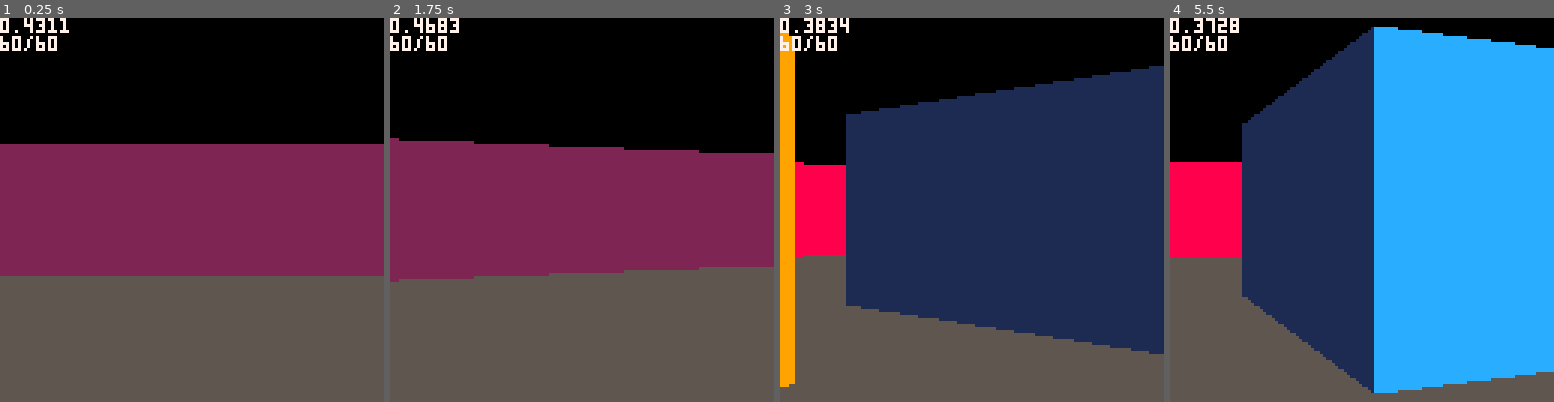
Above: before the commit, frames 1-4 (left to right).
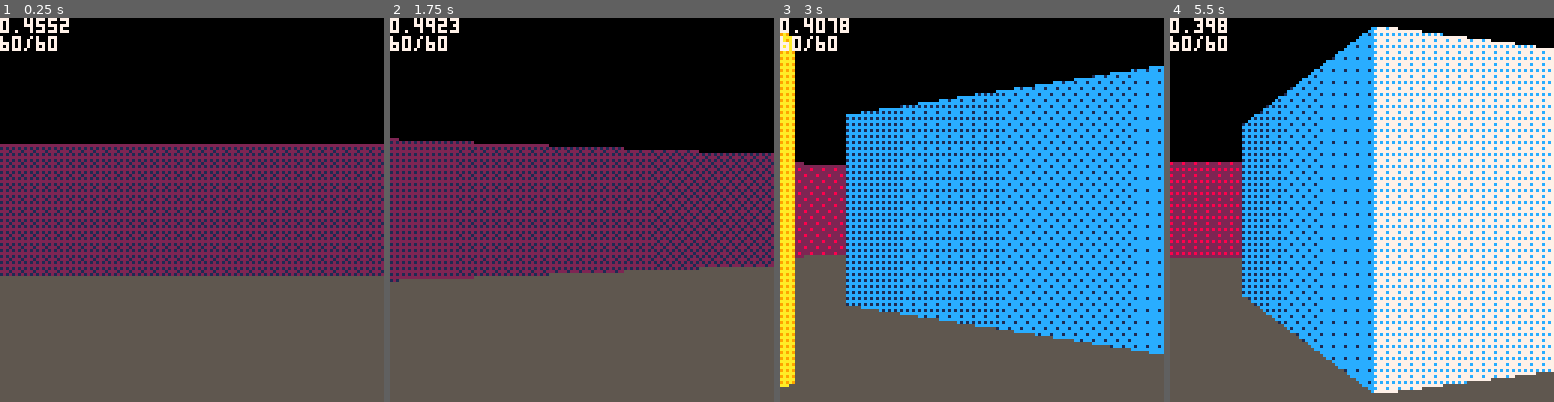
Above: after the commit, the same moments.

Repository: Schnobb/pico8-stuff
Game: PICO-8 cartridge raycast.p8
Same seed, same stepped clock (60 frames per second), same inputs: the game is played once before the commit and once after it.
Inputs:
- Up to frame 1 (0.25 s): no input
- Up to frame 2 (1.75 s): tap X (X key) at 0.33, 1.07 s; tap O (Z key) at 0.7, 1.7 s; hold Right from 1.6 s (still down)
- Up to frame 3 (3 s): tap X (X key) at 1.85, 2.97 s; release Right at 2.1 s; tap O (Z key) at 2.1, 2.5, 2.9 s; hold Up 2.15-2.42 s; hold Right from 2.47 s (still down)
- Up to frame 4 (5.5 s): release Right at 3.03 s; hold Left 3.08-3.58 s; tap O (Z key) every 0.4 s from 3.3 to 5.3 s; hold Down 3.63-3.97 s; hold Right 4.02-4.68 s; tap X (X key) at 4.08, 5.2 s; hold Up 4.73-5.03 s; hold Left from 5.08 s (still down)

The runs differ from the first frame. In frame 1, 11% of the frame differs, in the area x 0-100%, y 0-68%; in frame 2, 11%; in frame 3, 49%; in frame 4, 59%, in the area x 0-100%, y 0-98%.

Commit message:
added dithering to raycast

Diff:
--- a/dither.p8
+++ b/dither.p8
@@ -2,11 +2,42 @@
 version 29
 __lua__
 function _init()
- init_colors()
-end
-
-function _update60()
-
+ interp_list={
+  {f=lerp,name="lerp"},
+  {f=smoothstep,name="smoothstep"},
+  {f=smootherstep,name="smootherstep"}
+ }
+ interp_idx=0
+ interp=interp_list[interp_idx+1].f
+
+ color_res=32
+ init_colors(color_res)
+end
+
+function _update()
+ local regen=false
+	if btnp(⬅️) then
+	 interp_idx=(interp_idx-1)%#interp_list
+	 regen=true
+	elseif btnp(➡️) then
+	 interp_idx=(interp_idx+1)%#interp_list
+	 regen=true
+	end
+
+	if btn(⬆️) then
+	 color_res=mid(8,color_res+1,256)
+	 regen=true
+	elseif btn(⬇️) then
+	 color_res=mid(8,color_res-1,256)
+	 regen=true
+	end
+
+	interp=interp_list[interp_idx+1].f
+	interp(0,1,0.5)
+
+	if regen then
+	 init_colors(color_res)
+	end
 end
 
 function _draw()
@@ -19,6 +50,11 @@
 	  rectfill(x,y*h,x+1,y*h+h,hcolor(y,x/128))
 	 end
 	end
+
+	color(7)
+	local msg=interp_list[interp_idx+1].name
+	msg=msg.." - ".."res: "..color_res
+	print(msg)
 end
 -->8
 --colors
@@ -27,7 +63,7 @@
  -- enable color fill patterns
  poke(0x5f34,1)
 
- -- res: resolution of brightness gradiant, default 128
+ -- res: resolution of brightness gradient, default 128
  res=res or 128
 
  local bright={
@@ -77,8 +113,7 @@
 		colors[i]={}
 
 		for j=0,res do
-		 local b=(j%hstep)/hstep
-		 b=flr(b*#bright)
+		 local b=interp(0,#bright,(j%hstep)/hstep)
 		 if j>0 and j%hstep==0 then
 		  hi=hi+1
 		 end
@@ -89,7 +124,7 @@
 		 local cright=h[min(hi+1,#h)]
 
 		 colors[i][j]=bor(cleft,shl(cright,4))
-		 colors[i][j]+=bright[b+1]
+		 colors[i][j]+=bright[flr(b)+1]
 		end
 	end
 end
@@ -98,8 +133,35 @@
 	local l=light*colors.res
 	return colors[base][flr(l)]
 end
-
-function init_colors_beta(res)
+-->8
+-- utils
+
+function lerp(x1,x2,w)
+ return (1-w)*x1+w*x2
+end
+
+function smoothstep(x1,x2,w)
+	w=mid(w,0,1)
+	w=(w*w*(3-2*w))
+	return (x2-x1)*w+x1
+end
+
+function smootherstep(x1,x2,w)
+	w=mid(w,0,1)
+	w=w*w*w*(w*(w*6-15)+10)
+	return (x2-x1)*w+x1
+end
+
+function round(x)
+ if x-flr(x)>=0.5 then
+  return ceil(x)
+ else
+  return flr(x)
+ end
+end
+-->8
+-- wip
+function init_colors_wip(res)
  -- enable color fill patterns
  poke(0x5f34,1)
 
@@ -148,32 +210,6 @@
 		end
 	end
 end
--->8
--- utils
-
-function lerp(x1,x2,w)
- return (1-w)*x1+w*x2
-end
-
-function smoothstep(x1,x2,w)
-	w=mid(w,0,1)
-	w=(w*w*(3-2*w))
-	return (x2-x1)*w+x1
-end
-
-function smootherstep(x1,x2,w)
-	w=mid(w,0,1)
-	w=w*w*w*(w*(w*6-15)+10)
-	return (x2-x1)*w+x1
-end
-
-function round(x)
- if x-flr(x)>=0.5 then
-  return ceil(x)
- else
-  return flr(x)
- end
-end
 __gfx__
 00000000010000000000000000000000000000000000000000000000000000000000000000000000000000000000000000000000000000000000000000000000
 00000000010000000000000000000000000000000000000000000000000000000000000000000000000000000000000000000000000000000000000000000000
--- a/perlin.p8
+++ b/perlin.p8
@@ -39,7 +39,7 @@
 
  local seed=nil
  init_grad(seed)
- init_colors()
+ init_colors(64)
 end
 
 function _update60()
@@ -329,8 +329,8 @@
 		colors[i]={}
 
 		for j=0,res do
-		 local b=(j%hstep)/hstep
-		 b=flr(b*#bright)
+		 local b=smoothstep(0,#bright,(j%hstep)/hstep)
+		 b=flr(b)
 		 if j>0 and j%hstep==0 then
 		  hi=hi+1
 		 end
--- a/raycast.p8
+++ b/raycast.p8
@@ -4,6 +4,7 @@
 function _init()
  pi=3.14159
  gs={
+  dither=true,
   debug=true,
   db={},
   db_px={},
@@ -16,7 +17,7 @@
 
   rendersize=vec2(128,128),
   mode="3d",
-  drawdist=100,
+  drawdist=16,
   persp_correction=true
  }
 
@@ -58,6 +59,8 @@
 
  cols[0]={vert=0,horz=0}
  loadmap()
+
+ init_colors()
 end
 
 function _update60()
@@ -133,6 +136,7 @@
 
 function render_3d()
  cls(gs.back)
+ fillp(0)
  rectfill(0,0,128,63,cols.ceiling)
  rectfill(0,64,128,128,cols.floor)
 
@@ -191,7 +195,11 @@
 	  y2=mid(0,lh\2+h\2,h)
 
 	  local c=cast.side and col.horz or col.vert
-    local ass=cast.side and 8 or 8
+   --local ass=cast.side and 8 or 8
+
+   if gs.dither then
+    c=hcolor(c,1-d/drawdist)
+   end
 	  line(x,y1,x,y2,c)
     --line(x,y1,x,y2,ass+blib)
   end
@@ -371,6 +379,17 @@
  }
 end
 
+function smoothstep(x1,x2,w)
+	w=mid(w,0,1)
+	w=(w*w*(3-2*w))
+	return (x2-x1)*w+x1
+end
+
+function smootherstep(x1,x2,w)
+	w=mid(w,0,1)
+	w=w*w*w*(w*(w*6-15)+10)
+	return (x2-x1)*w+x1
+end
 -->8
 -- debug stuff
 function print_db(col)
@@ -480,6 +499,83 @@
    maptest[y][x]=mget(x,y)
   end
  end
+end
+-->8
+--colors
+
+function init_colors(res)
+ -- enable color fill patterns
+ poke(0x5f34,1)
+
+ -- res: resolution of brightness gradient, default 128
+ res=res or 128
+
+ local bright={
+  0b0.1000000000000000,
+  0b0.1000000000100000,
+  0b0.1000000010100000,
+  0b0.1010000010100000,
+  0b0.1010010010100000,
+  0b0.1010010010100001,
+  0b0.1010010010100101,
+  0b0.1010010110100101,
+  0b0.1110010110100101,
+  0b0.1110010110110101,
+  0b0.1110010111110101,
+  0b0.1111010111110101,
+  0b0.1111010111110111,
+  0b0.1111110111110111,
+  0b0.1111110111111111,
+  0b0.1111111111111111
+ }
+
+ local hues={
+  {0},
+  {0,1,1,12},
+  {0,1,2},
+  {0,1,3},
+  {0,1,2,4},
+  {0,1,5},
+  {0,1,5,6},
+  {0,1,5,6,7},
+  {0,1,2,8},
+  {0,1,2,4,9,9,10},
+  {0,1,2,4,9,10,7},
+  {0,1,3,11},
+  {0,1,13,12,7},
+  {0,1,13},
+  {0,1,8,14},
+  {0,1,4,14,15}
+ }
+
+	colors={res=res}
+
+	for i=0,15 do
+ 	local h=hues[i+1]
+ 	local hi=1
+ 	local hstep=res\(#h-1)
+		colors[i]={}
+
+		for j=0,res do
+		 local b=smoothstep(0,#bright,(j%hstep)/hstep)
+		 if j>0 and j%hstep==0 then
+		  hi=hi+1
+		 end
+
+		 -- setting first bit of the color
+		 -- this enables the fill pattern stuff
+		 local cleft=bor(0x1000,h[hi])
+		 local cright=h[min(hi+1,#h)]
+
+		 colors[i][j]=bor(cleft,shl(cright,4))
+		 colors[i][j]+=bright[flr(b)+1]
+		end
+	end
+end
+
+function hcolor(base,light)
+	local l=light*colors.res
+	return colors[base][flr(l)]
 end
 __gfx__
 000000008888888899999999aaaaaaaabbbbbbbbcccccccc00000000000000000000000000000000000000000000000000000000000000000000000000000000
